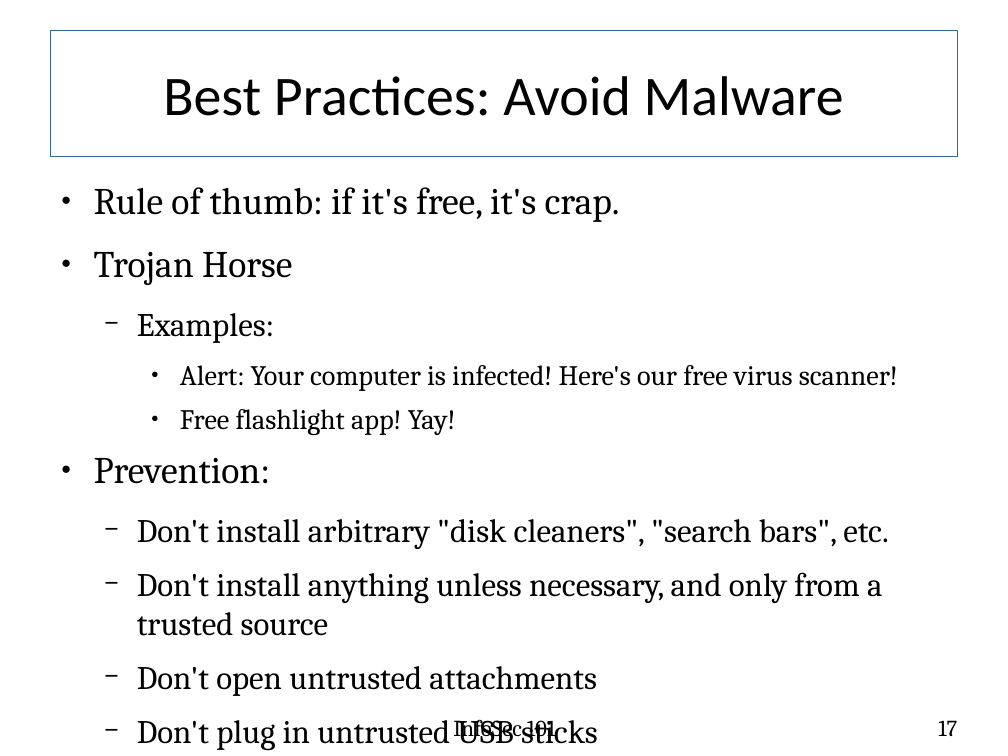
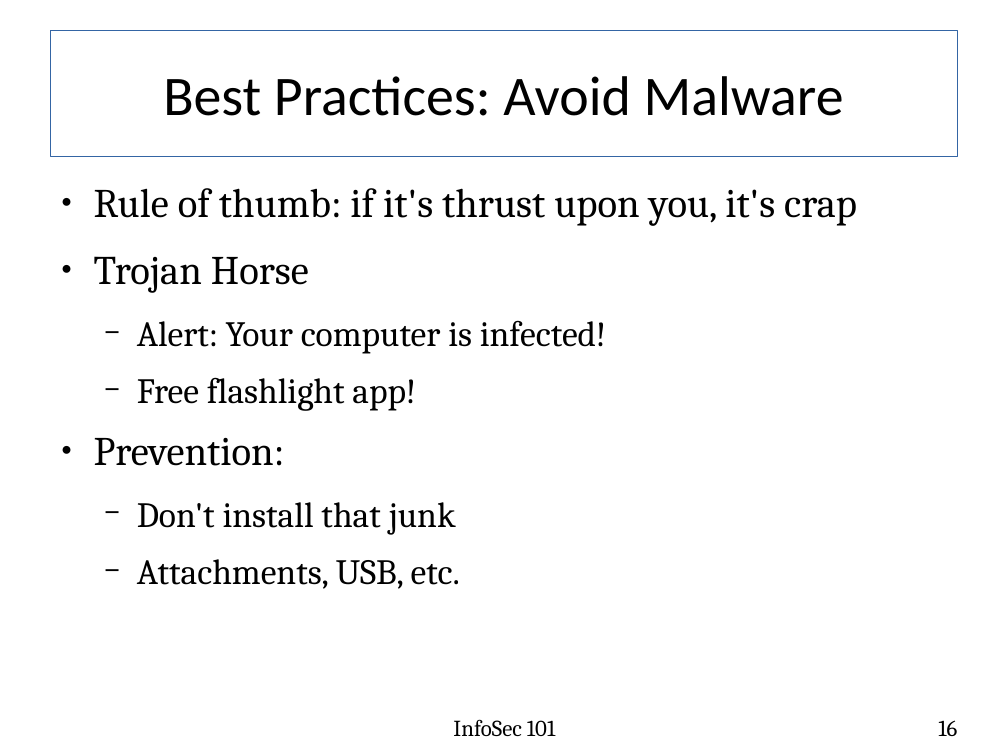
Before and after one commit to fabianlischka/InfoSec101, a slide deck: slide 16 of InfoSec101-Presentation-FCC-2015-02-26.odp (slide 17 before the commit). Drawn at 1008x756 pixels with LibreOffice and Linux fonts; fonts in the diff are those of the drawing. Boxes give left, top, right and bottom in pixels: in the first picture for what was removed or moved away, otherwise in the second. Text is boxed around its words. In the diff, an @@ line names an element or a change of style, - is before the commit and + after.

Commit message:
clean up a bit, incorporate most of Leo's email

```diff
--- a/InfoSec101-Presentation-FCC-2015-02-26.odp
+++ b/InfoSec101-Presentation-FCC-2015-02-26.odp
@@ text at <box>94,188,857,226</box>: text changed; size 29.6 to 32 pt @@
-● Rule of thumb: if it's free, it's crap.
+● Rule of thumb: if it's thrust upon you, it's crap
@@ text at <box>94,256,309,466</box>: size 29.6 to 32 pt in "Trojan Horse", "Prevention:" @@
@@ text at <box>137,320,606,411</box>: text changed; size 22.2 to 28 pt @@
-  − Examples:
-    ● Alert: Your computer is infected! Here's our free virus scanner!
-    ● Free flashlight app! Yay!
+  − Alert: Your computer is infected!
+  − Free flashlight app!
@@ text at <box>137,502,460,589</box>: text changed; size 25.9 to 28 pt @@
-  − Don't install arbitrary "disk cleaners", "search bars", etc.
-  − Don't install anything unless necessary, and only from a trusted source
-  − Don't open untrusted attachments
-  − Don't plug in untrusted USB sticks
+  − Don't install that junk
+  − Attachments, USB, etc.
@@ page number at <box>938,720,957,736</box>: text changed @@
-17
+16
```
Also in this commit, not shown: 18 other slides changed, 1 slide removed.
